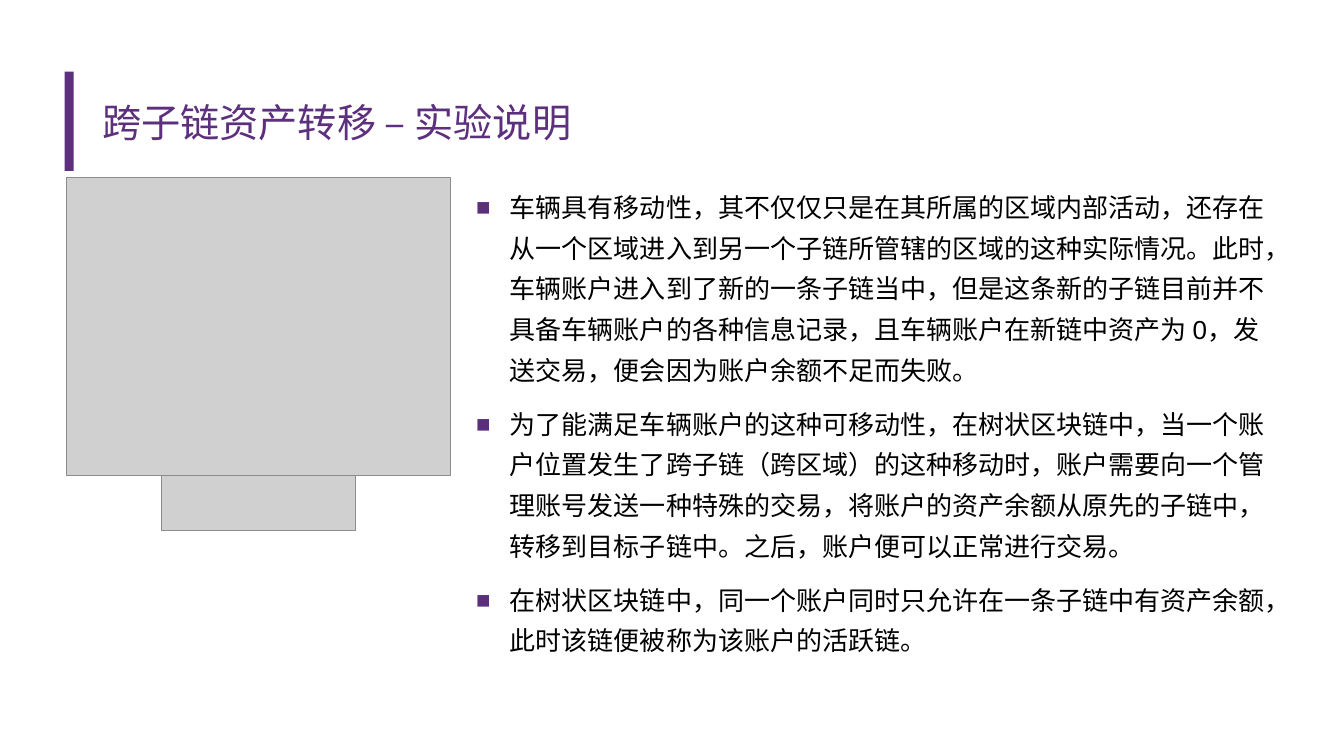
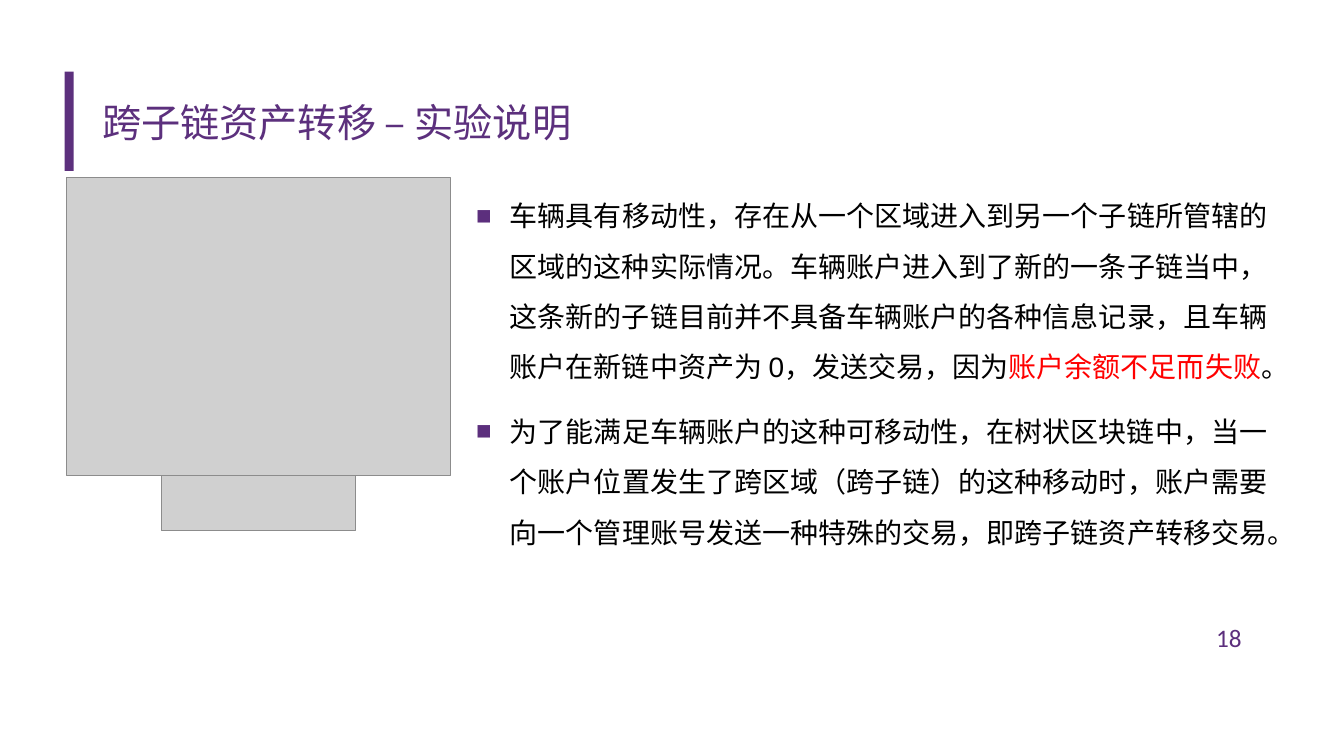
Before and after one commit to diyz19/GraduationDesign, a slide deck: slide 18 of FinalThesis/答辩ppt.pptx. Drawn at 1344x756 pixels with LibreOffice and Linux fonts; fonts in the diff are those of the drawing; grey boxes stand for pictures; background and template pictures are left out. Boxes give left, top, right and bottom in pixels: in the first picture for what was removed or moved away, otherwise in the second. Text is boxed around its words. In the diff, an @@ line names an element or a change of style, - is before the commit and + after.

```diff
--- a/FinalThesis/答辩ppt.pptx
+++ b/FinalThesis/答辩ppt.pptx
@@ text at [510, 202, 1295, 546]: text changed; size 18.6 to 20 pt @@
-■ 车辆具有移动性，其不仅仅只是在其所属的区域内部活动，还存在从一个区域进入到另一个子链所管辖的区域的这种实际情况。此时，车辆账户进入到了新的一条子链当中，但是这条新的子链目前并不具备车辆账户的各种信息记录，且车辆账户在新链中资产为 0，发送交易，便会因为账户余额不足而失败。
-■ 为了能满足车辆账户的这种可移动性，在树状区块链中，当一个账户位置发生了跨子链（跨区域）的这种移动时，账户需要向一个管理账号发送一种特殊的交易，将账户的资产余额从原先的子链中，转移到目标子链中。之后，账户便可以正常进行交易。
-■ 在树状区块链中，同一个账户同时只允许在一条子链中有资产余额，此时该链便被称为该账户的活跃链。
+■ 车辆具有移动性，存在从一个区域进入到另一个子链所管辖的区域的这种实际情况。车辆账户进入到了新的一条子链当中，这条新的子链目前并不具备车辆账户的各种信息记录，且车辆账户在新链中资产为 0，发送交易，因为账户余额不足而失败。
+■ 为了能满足车辆账户的这种可移动性，在树状区块链中，当一个账户位置发生了跨区域（跨子链）的这种移动时，账户需要向一个管理账号发送一种特殊的交易，即跨子链资产转移交易。
@@ page number added at [1216, 630, 1242, 647], 18 pt, text #5C2F7D @@
+18
```
Also in this commit, not shown: 33 other slides changed, 1 other file.
